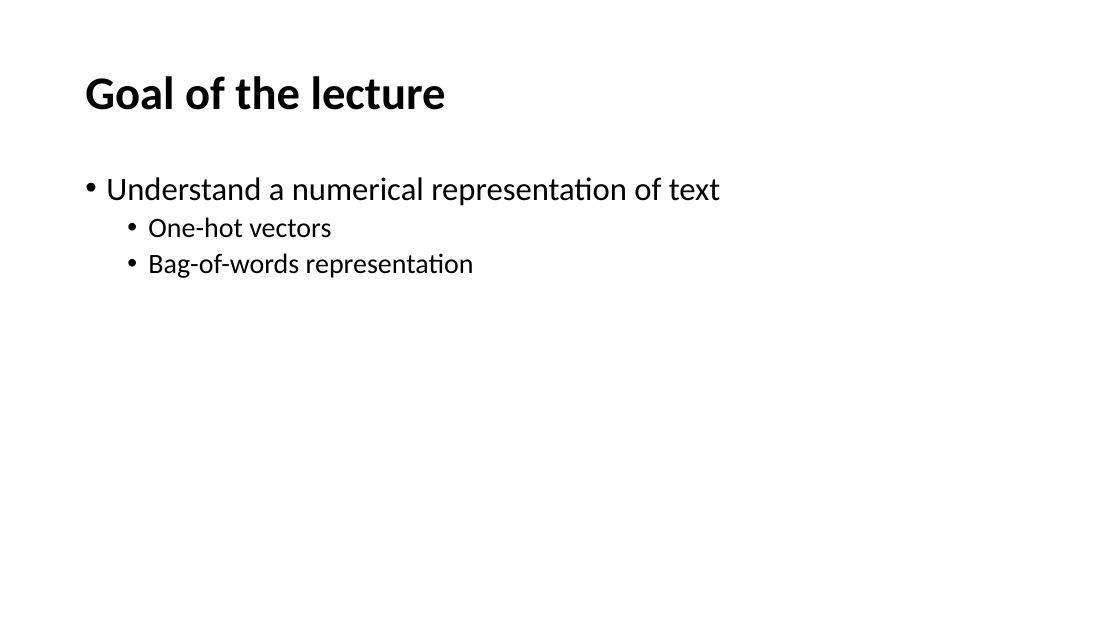
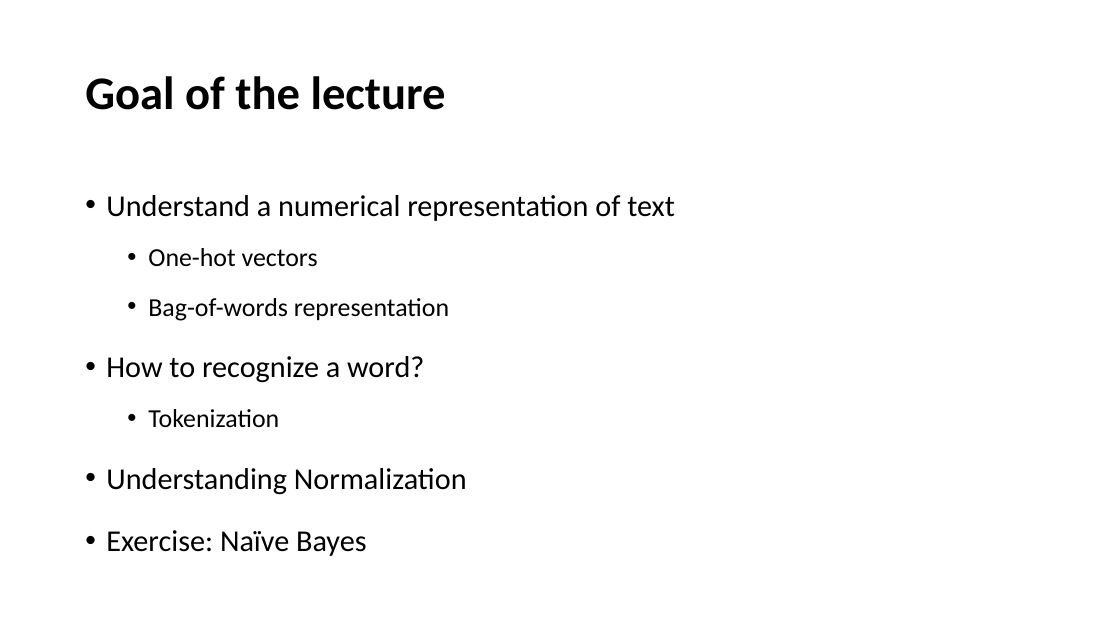
Before and after one commit to YeabinMoonEcon/BUS211, a slide deck: slide 3 of BUS243_NLP/lecture_notes/Lecture2.pptx. Drawn at 1120x630 pixels with LibreOffice and Linux fonts; fonts in the diff are those of the drawing. Boxes give left, top, right and bottom in pixels: in the first picture for what was removed or moved away, otherwise in the second. Text is boxed around its words. In the diff, an @@ line names an element or a change of style, - is before the commit and + after.

```diff
--- a/BUS243_NLP/lecture_notes/Lecture2.pptx
+++ b/BUS243_NLP/lecture_notes/Lecture2.pptx
@@ text at bbox=[106, 195, 675, 321]: size 28 to 25.9 pt in "Understand a numerical representation of text"; size 24 to 22.2 pt in "One-hot vectors", "Bag-of-words representation"; line spacing 0.9 to 1.4 @@
@@ text at bbox=[106, 356, 467, 556]: paragraphs added @@
+• How to recognize a word?
+  • Tokenization
+• Understanding Normalization
+• Exercise: Naïve Bayes
```
Also in this commit, not shown: 2 other files.
